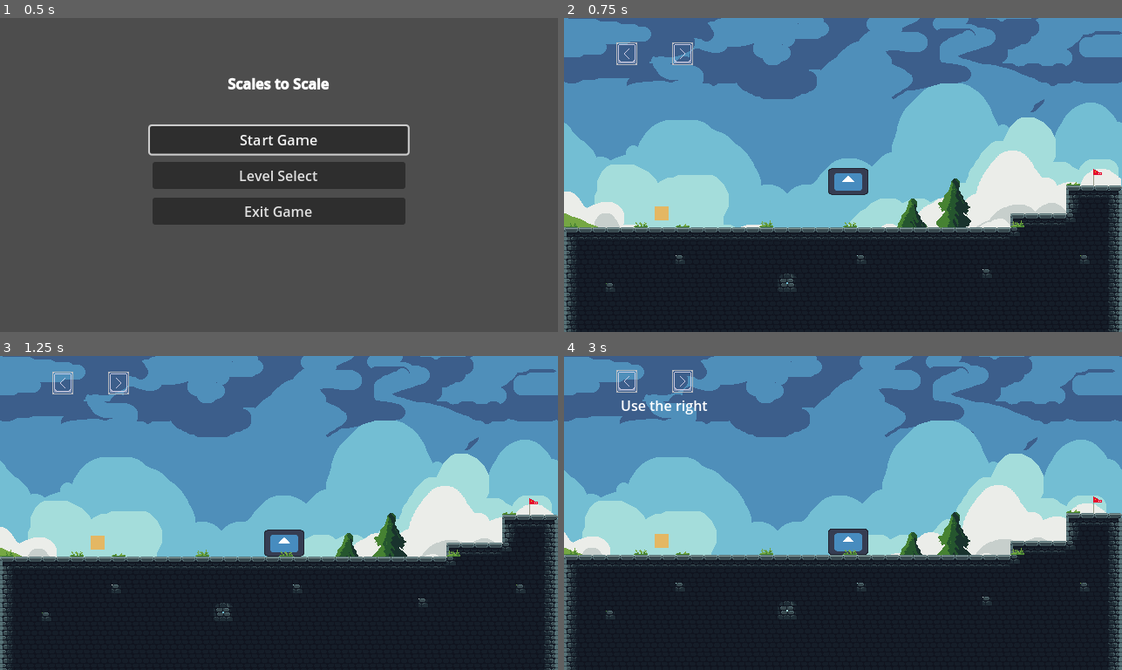
Above: before the commit, frames 1-4 (two rows, left to right).
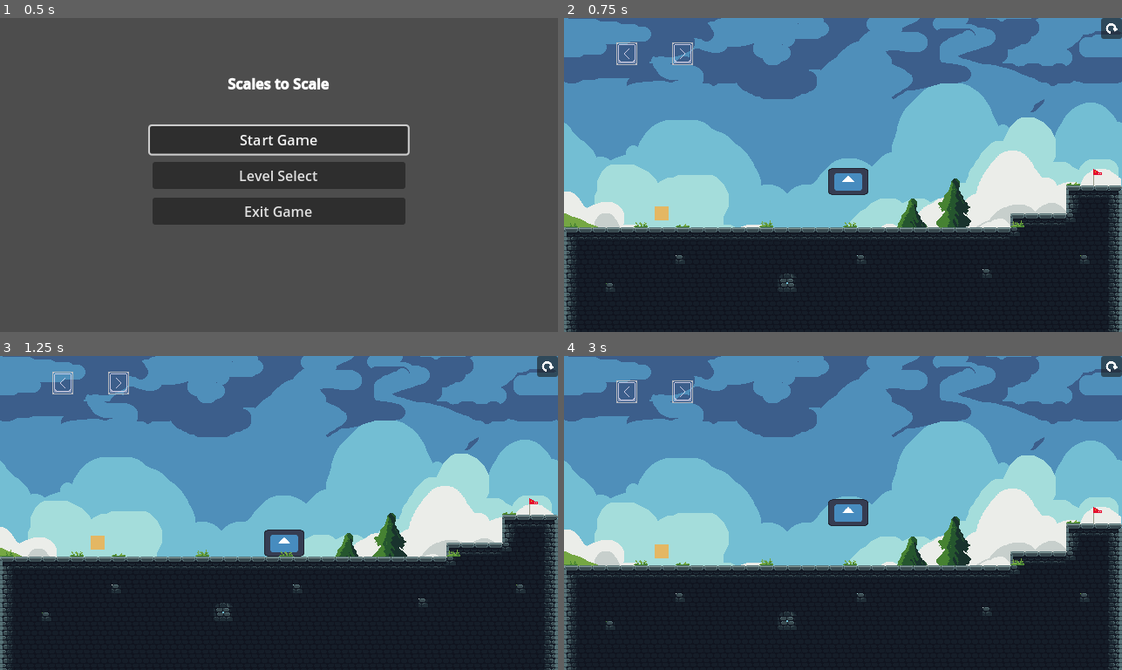
Above: after the commit, the same moments.

Repository: Robocraft999/ScalesToScale
Game: Godot game, scene res://scenes/root.tscn
Two runs of this game, one before a commit and one after it. Both use one fixed random seed, a clock stepped at 60 frames per second and the inputs below. The engine's default icon, where the game draws it, is replaced by a stand-in: a white triangle on a blue panel in a dark square.
Inputs (mouse positions are in pixels of both pictures, inside the frame that each line leads up to):
- Up to frame 1 (0.5 s): no input
- Up to frame 2 (0.75 s): click "Start Game" at 0.5 s
- Up to frame 3 (1.25 s): no input
- Up to frame 4 (3 s): click (1110, 365) at 1.27 s; click (1110, 365) at 2.02 s; click (1110, 365) at 2.77 s

Frame 1 is identical in both runs. In frame 2, 0.2% of the frame differs, in the area x 96-100%, y 0-7%; in frame 3, 0.2%; in frame 4, 17%, in the area x 0-100%, y 0-100%.

Commit message:
added restart button to tutorial

Diff:
--- a/scenes/levels/tutorial_0.tscn
+++ b/scenes/levels/tutorial_0.tscn
@@ -15,6 +15,8 @@
 [ext_resource type="Script" path="res://scripts/end_animator.gd" id="13_4l13b"]
 [ext_resource type="Script" path="res://scripts/shaker.gd" id="13_kipkx"]
 [ext_resource type="Script" path="res://scripts/shaker_animator.gd" id="14_37g71"]
+[ext_resource type="PackedScene" uid="uid://4ot2rbv3j22q" path="res://scenes/objects/restart_button.tscn" id="16_er8j7"]
+[ext_resource type="PackedScene" uid="uid://dcnk5ak1x2etg" path="res://scenes/objects/button_focus_player.tscn" id="17_uy40b"]
 
 [sub_resource type="Animation" id="Animation_wqt0i"]
 length = 0.001
@@ -199,3 +201,10 @@
 
 [node name="ShakerAnimator" type="Node" parent="."]
 script = ExtResource("14_37g71")
+
+[node name="CanvasLayer" type="CanvasLayer" parent="."]
+
+[node name="RestartButton" parent="CanvasLayer" instance=ExtResource("16_er8j7")]
+
+[node name="ButtonFocusPlayer" parent="." instance=ExtResource("17_uy40b")]
+unique_name_in_owner = true
--- a/scripts/end_animator.gd
+++ b/scripts/end_animator.gd
@@ -14,7 +14,7 @@
 	var tween = create_tween()
 	tween.tween_property(cam, "zoom", Vector2(2, 2), 2)
 	tween.chain().tween_property(player, "position", Vector2(player.position.x, 0), 3)
-	tween.finished.connect(func(): SceneLoader.load_level_scene_by_name("MainMenu"))
+	tween.finished.connect(func(): SceneLoader.load_level_scene_by_name(OptionsManager.SceneName.MAIN_MENU))
 	await get_tree().create_timer(0.5).timeout
 	player.allow_movement = false
 	pass
Not shown: 1 places in scenes/level_select.tscn that only renumber resources
Not shown: 1 places in scenes/levels/tutorial_0.tscn that only renumber resources
